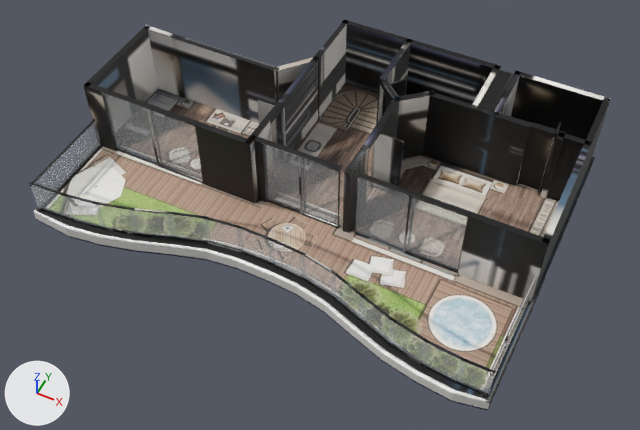
Two versions of the glTF model akasya-3d/kent-58/model.glb, one commit apart.
Rendered twice from a 50 mm camera at (7.84, -15.74, 18.3) aimed at (0.5, -1.07, -0.04). Every picture has the same lights, and +X, +Y and +Z are marked at lower left. The picture after the commit comes second. Where no turn or scale is listed for an object, it has been applied to the vertices. Vertices at exactly the same position are counted once.
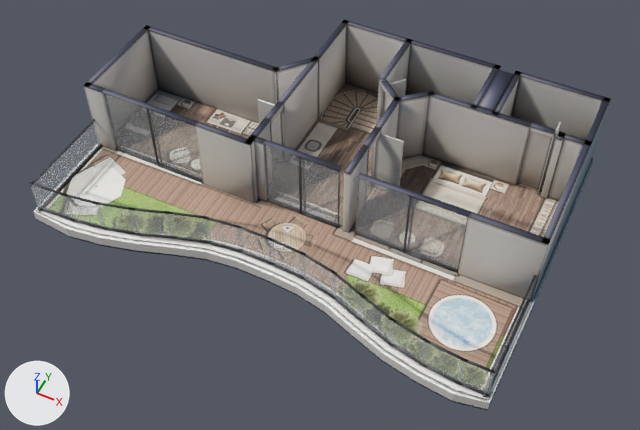
Location of each change, (x1, y1, x2, y2) in pixels of the pictures (640 x 430 px):
'Mesh_0', surface changed (black to grey): (29, 20, 611, 407) in both
part 1 of me_mesh_0, deleted (mostly hidden): before (206, 156, 595, 401)
part 2 of me_mesh_0, surface changed: (29, 24, 611, 402) in both

Edits to the bpy script that builds the scene:
```text
Change mat_baked:
    where n3 = _N.new('ShaderNodeMapping'); n3.name = 'Mapping'
    n3.inputs[1].default_value: (0.000928, -14.4, 0.0) -> (0.000928, -14.39, 0.0)  # 'Location'
    n3.inputs[3].default_value: (15.97, 15.36, 1.0) -> (15.97, 15.35, 1.0)  # 'Scale'
Change me_mesh_0:
    used by ob_mesh_0; location = (-6.72, 4.57, -0.36)
    remove me_mesh_0.from_pydata(...)  # 2438 vertices, 4444 faces; spans x 0.0..13.44, y -9.3..0.0, z 0.0..2.62
    add me_mesh_0.from_pydata(...)  # 1832 vertices, 3232 faces; spans x 0.0..13.44, y -9.3..0.0, z 0.0..2.62
    me_mesh_0 part 1: 606 vertices removed from x 0.0..13.44, y -6.01..0.0, z 0.0..0.36
    me_mesh_0 part 2: 1936 kept faces spanning x 0.0..13.44, y -9.2..0.0, z 0.0..2.62 get new texture (UV) coordinates
```
